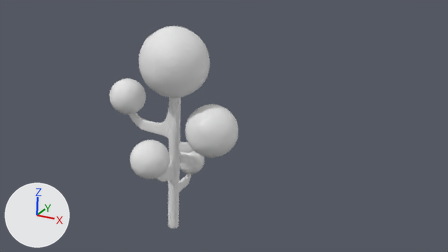
A saved change to the Blender file CarGL.V2.1 (Shaders)/Modelos/arbol.blend.
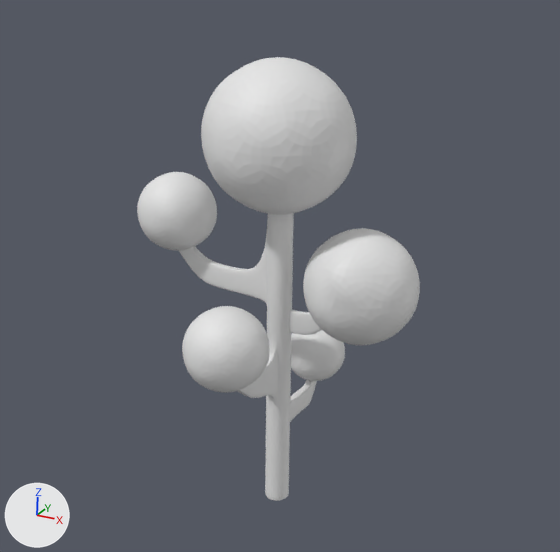
Each version is shown from the file's camera 'Camera', then close up on the part from 10% to 68% of the width and 0% to 100% of the height. Arrows for +X, +Y and +Z are at lower left; the lights stay in place.
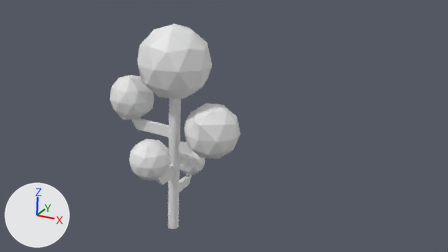
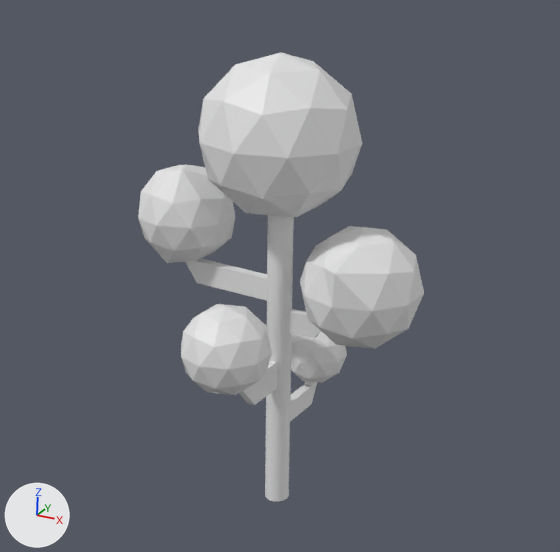
Edits to the bpy script that builds the scene:
```text
Change me_cylinder:
    used by ob_cylinder; location = (0.0, 0.0, 2.29); scale = (0.29, 0.29, 2.58)
    remove me_cylinder.from_pydata(...)  # 960 vertices, 1120 faces; spans x -13.3..11.5, y -11.0..8.9, z -1.0..3.2
    add me_cylinder.from_pydata(...)  # 964 vertices, 1123 faces, 1 loose edge; spans x -13.5..11.5, y -11.0..8.9, z -1.0..3.2
    me_cylinder part 1
    14 vertices are removed from x -13.3..-6.7, y -3.0..3.9, z 1.4..1.8
    50 faces are deleted
    28 vertices move from x -12.5..-6.9, y -1.4..3.4, z 1.2..2.0 to x -12.9..-6.5, y -2.5..3.9, z 1.2..2.1
    18 vertices are added at x -13.5..-5.6, y -3.1..5.0, z 1.4..1.9
    1 loose edge is added
    53 new faces join them
Change ob_cylinder:
    remove _m = ob_cylinder.modifiers.new('Subsurf', 'SUBSURF')
    remove _m.levels = 2
```

Location of each change, (x1, y1, x2, y2) in pixels of the close-ups (560 x 552 px; the box of a moved part takes in the faces that stretch with it):
'Cylinder', reshaped, modifiers changed: before (137, 57, 420, 501); after (138, 52, 424, 501)
part 1 of me_cylinder, moved or reshaped: before (137, 172, 217, 251); after (138, 164, 235, 263)
